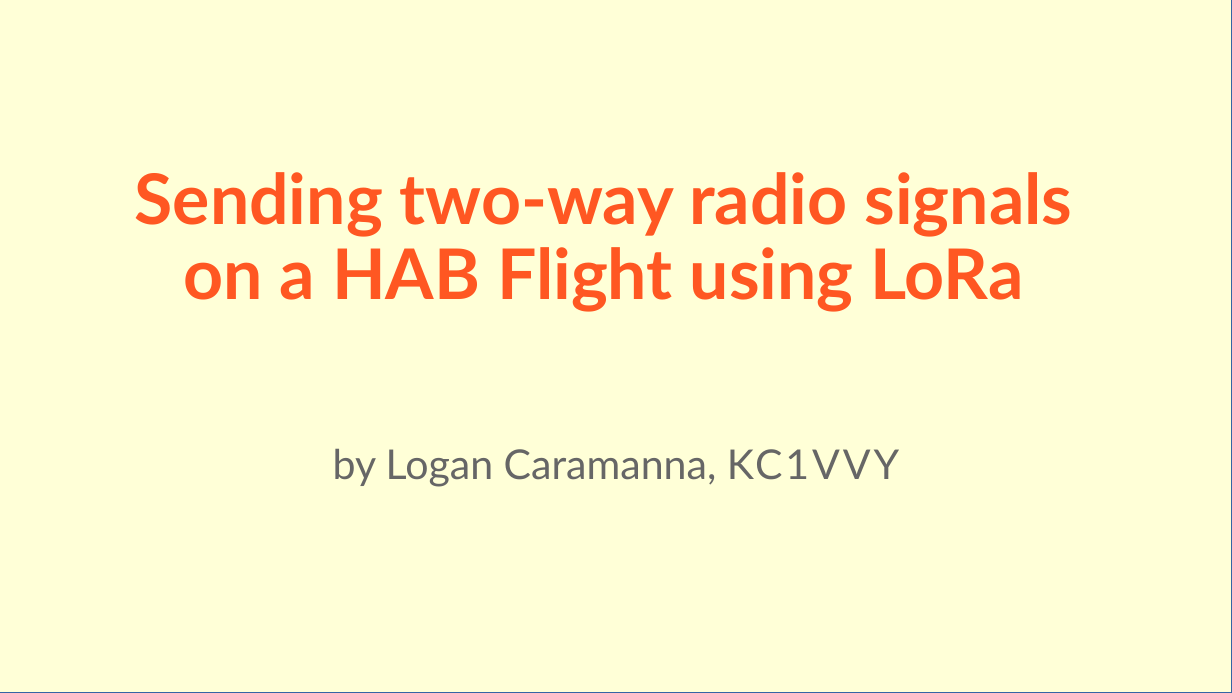
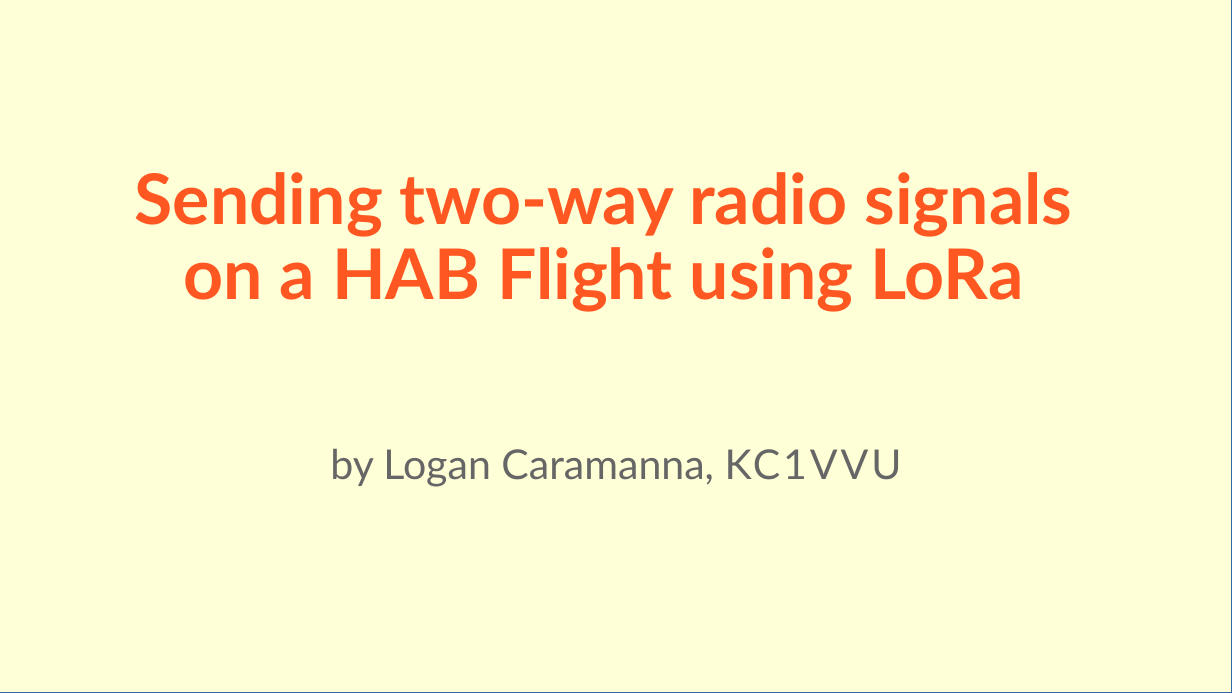
Before and after one commit to stratoscience25/arduino-workshop-logan, a slide deck: slide 1 of Ham xposition presentation/LoganCaramanna_Presentation.odp. Drawn at 1232x693 pixels with LibreOffice and Linux fonts; fonts in the diff are those of the drawing. Boxes give left, top, right and bottom in pixels: in the first picture for what was removed or moved away, otherwise in the second. Text is boxed around its words. In the diff, an @@ line names an element or a change of style, - is before the commit and + after.

Commit message:
add more pcb screenshots and update presentation wording

```diff
--- a/Ham xposition presentation/LoganCaramanna_Presentation.odp
+++ b/Ham xposition presentation/LoganCaramanna_Presentation.odp
@@ subtitle at (330, 448, 902, 487): text changed @@
-by Logan Caramanna, KC1VVY
+by Logan Caramanna, KC1VVU
```
Also in this commit, not shown: 7 other slides changed, 2 slides added, 7 slides removed, 4 other files.
